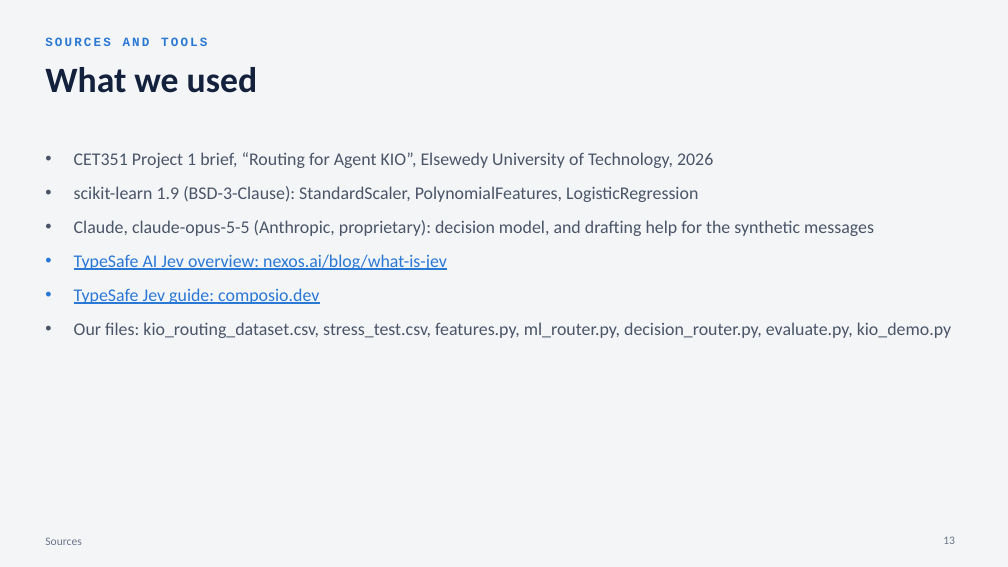
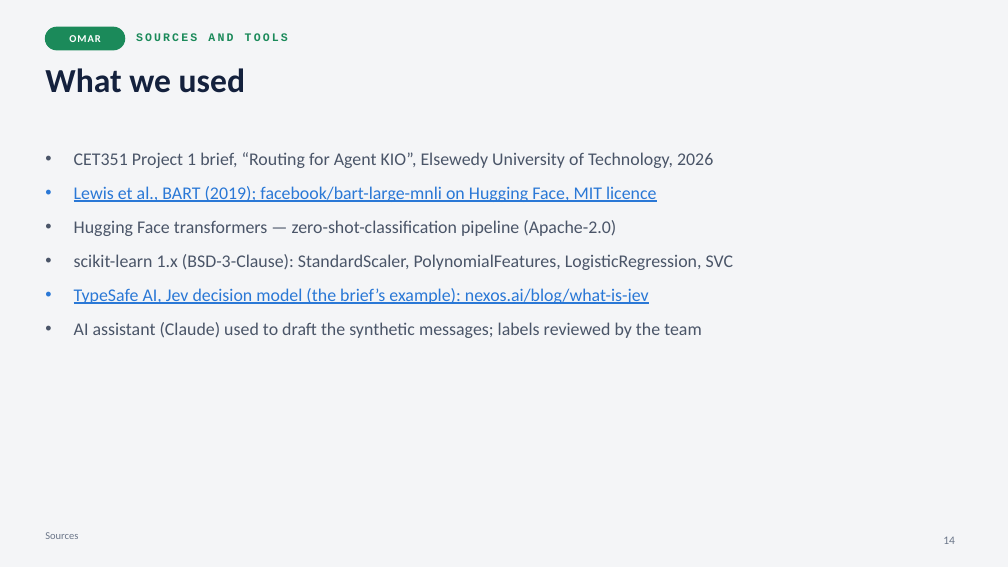
Before and after one commit to Ahmed-Aldmrdash/Ml-project01-agent-kio-routing, a slide deck: slide 14 of docs/ML_Project01_Agent_KIO_Routing.pptx (slide 13 before the commit). Drawn at 1008x567 pixels with LibreOffice and Linux fonts; fonts in the diff are those of the drawing. Boxes give left, top, right and bottom in pixels: in the first picture for what was removed or moved away, otherwise in the second. Text is boxed around its words. In the diff, an @@ line names an element or a change of style, - is before the commit and + after.

```diff
--- a/docs/ML_Project01_Agent_KIO_Routing.pptx
+++ b/docs/ML_Project01_Agent_KIO_Routing.pptx
@@ rounded rectangle added at (x1=45, y1=27, x2=125, y2=50), fill #1B8A5A, outline #1B8A5A 1 pt @@
@@ text "SOURCES AND TOOLS" moved from (x1=45, y1=37, x2=207, y2=46) to (x1=136, y1=33, x2=288, y2=41) @@
@@ text "SOURCES AND TOOLS" at (x1=136, y1=33, x2=288, y2=41): size 12 to 11 pt, text colour #2A78D6 to #1B8A5A; vertical alignment middle to top @@
@@ title "What we used" at (x1=45, y1=68, x2=245, y2=93): size 34 to 32 pt @@
@@ text added at (x1=69, y1=35, x2=101, y2=42), 10 pt, text #FFFFFF, bold @@
+OMAR
@@ text at (x1=74, y1=186, x2=734, y2=338): text changed @@
-• scikit-learn 1.9 (BSD-3-Clause): StandardScaler, PolynomialFeatures, LogisticRegression
-• Claude, claude-opus-5-5 (Anthropic, proprietary): decision model, and drafting help for the synthetic messages
-• TypeSafe AI Jev overview: nexos.ai/blog/what-is-jev
-• TypeSafe Jev guide: composio.dev
-• Our files: kio_routing_dataset.csv, stress_test.csv, features.py, ml_router.py, decision_router.py, evaluate.py, kio_demo.py
+• Lewis et al., BART (2019); facebook/bart-large-mnli on Hugging Face, MIT licence
+• Hugging Face transformers — zero-shot-classification pipeline (Apache-2.0)
+• scikit-learn 1.x (BSD-3-Clause): StandardScaler, PolynomialFeatures, LogisticRegression, SVC
+• TypeSafe AI, Jev decision model (the brief’s example): nexos.ai/blog/what-is-jev
+• AI assistant (Claude) used to draft the synthetic messages; labels reviewed by the team
@@ text "Sources" at (x1=45, y1=532, x2=78, y2=539): size 11 to 10 pt; vertical alignment middle to top @@
@@ page number at (x1=943, y1=536, x2=955, y2=544): text changed @@
-13
+14
```
Also in this commit, not shown: 9 other slides changed, 4 slides added, 3 slides removed, 13 other files.
